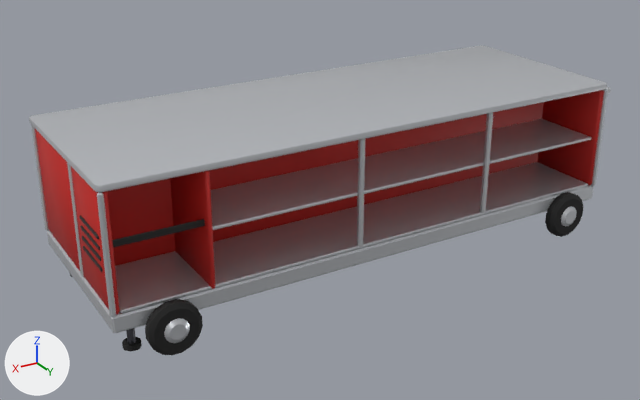
One commit to the Blender file arte/fuentes/carritos/carro_grande.blend: the scene before it, then after it.
Before and after are seen from a camera (50 mm lens) standing at (2.81, 4.47, 2.59) and looking at (0.11, -0.03, 0.34). The axes (+X, +Y, +Z) are drawn at lower left. The lights are the same throughout. The picture after the commit comes second.

Objects in the first picture: 'carro_grande_estructura', 'pieza_pintura'.
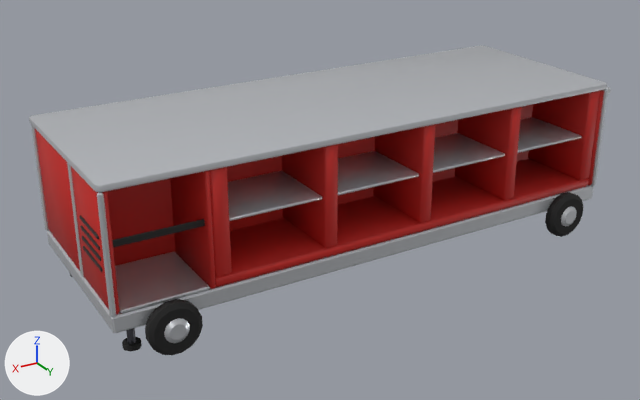
Changed parts and their boxes (x1, y1, x2, y2) in the pictures (640 x 400 px; the box of a moved part takes in the faces that stretch with it):
'pieza_tapa_bahia_4', added
    after: (228, 171, 322, 221)
'pieza_tapa_bahia_3', added
    after: (338, 151, 419, 195)
'pieza_tapa_bahia_2', added
    after: (433, 133, 505, 173)
'pieza_tapa_bahia_1', added
    after: (518, 117, 582, 153)
part 1 of me_pieza_pintura, added (red)
    after: (215, 159, 589, 287)
part 2 of me_pieza_pintura, added (red)
    after: (528, 91, 600, 180)
part 3 of me_pieza_pintura, added (red)
    after: (455, 107, 522, 200)
part 4 of me_pieza_pintura, added (red)
    after: (373, 124, 436, 223)
part 5 of me_pieza_pintura, added (red)
    after: (282, 144, 338, 248)
part 6 of me_pieza_pintura, added (red)
    after: (209, 167, 232, 277)
part 7 of me_carro_grande_estructura, deleted
    before: (479, 113, 493, 214)
part 8 of me_carro_grande_estructura, deleted
    before: (356, 139, 366, 248)
part 9 of me_carro_grande_estructura, deleted
    before: (211, 119, 592, 230)
part 10 of me_carro_grande_estructura, moved or reshaped
    before: (115, 162, 588, 313)
    after: (115, 252, 210, 313)

Patch to the scene script:
```diff
--- a/arte/fuentes/carritos/carro_grande.blend.py
+++ b/arte/fuentes/carritos/carro_grande.blend.py
@@ me_pieza_pintura @@
 # used by ob_pieza_pintura; parent = ob_carro_grande; location = (0.0, 0.0, 0.0)
-me_pieza_pintura.from_pydata(...)  # 96 vertices, 96 faces; spans x -1.7..1.7, y -0.6..0.6, z 0.28..0.96
+me_pieza_pintura.from_pydata(...)  # 240 vertices, 246 faces; spans x -1.7..1.7, y -0.6..0.6, z 0.28..0.96
+# me_pieza_pintura part 1: a new loose piece of 24 vertices spanning x -1.66..1.13, y 0.09..0.6, z 0.28..0.34, in mat_m_pinturacarrito (red #c7211a)
+# me_pieza_pintura part 2: a new loose piece of 24 vertices spanning x -1.66..-1.56, y 0.09..0.6, z 0.34..0.96, in mat_m_pinturacarrito (red #c7211a)
+# me_pieza_pintura part 3: a new loose piece of 24 vertices spanning x -0.98..-0.89, y 0.09..0.6, z 0.34..0.96, in mat_m_pinturacarrito (red #c7211a)
+# me_pieza_pintura part 4: a new loose piece of 24 vertices spanning x -0.31..-0.22, y 0.09..0.6, z 0.34..0.96, in mat_m_pinturacarrito (red #c7211a)
+# me_pieza_pintura part 5: a new loose piece of 24 vertices spanning x 0.36..0.45, y 0.09..0.6, z 0.34..0.96, in mat_m_pinturacarrito (red #c7211a)
+# me_pieza_pintura part 6: a new loose piece of 24 vertices spanning x 1.03..1.13, y 0.09..0.6, z 0.34..0.96, in mat_m_pinturacarrito (red #c7211a)
 me_pieza_pintura.materials.append(mat_m_pinturacarrito)
@@ me_carro_grande_estructura @@
 # used by ob_carro_grande_estructura; parent = ob_carro_grande; location = (0.0, 0.0, 0.0)
-me_carro_grande_estructura.from_pydata(...)  # 1380 vertices, 1182 faces; spans x -1.88..1.72, y -0.71..0.71, z 0.0..1.0
+me_carro_grande_estructura.from_pydata(...)  # 1308 vertices, 1104 faces; spans x -1.88..1.72, y -0.71..0.71, z 0.0..1.0
+# me_carro_grande_estructura part 7: the loose piece of 24 vertices spanning x -0.75..-0.71, y 0.56..0.6, z 0.28..0.96 is deleted
+# me_carro_grande_estructura part 8: the loose piece of 24 vertices spanning x 0.18..0.22, y 0.56..0.6, z 0.28..0.96 is deleted
+# me_carro_grande_estructura part 9: the loose piece of 24 vertices spanning x -1.66..1.13, y 0.1..0.58, z 0.61..0.63 is deleted
+# me_carro_grande_estructura part 10
+# 12 vertices are removed from x -1.66..-1.65, y 0.1..0.6, z 0.28..0.3
+# 17 faces are deleted
+# 4 vertices are added at (1.16, 0.11, 0.29), (1.16, 0.11, 0.29), (1.16, 0.59, 0.29), (1.16, 0.59, 0.29)
+# 8 new vertices lie (-0.48, 0.0, 0.0) away from vertices in x 1.65, y 0.1..0.6, z 0.28..0.3
+# 17 new faces join them, mat_m_acero (light grey #d1d4d9)
 me_carro_grande_estructura.materials.append(mat_m_acero)
@@ ob_pieza_tapa_bahia_4 @@
+ob_pieza_tapa_bahia_4 = bpy.data.objects.new('pieza_tapa_bahia_4', me_pieza_tapa_bahia_4)  # 24 vertices, 26 faces; spans x -0.289..0.289, y -0.49..-0.02, z 0.3..0.32; in mat_m_acero (light grey #d1d4d9)
+ob_pieza_tapa_bahia_4.parent = ob_carro_grande
+ob_pieza_tapa_bahia_4.location = (0.74, 0.6, 0.34)
@@ ob_pieza_tapa_bahia_3 @@
+ob_pieza_tapa_bahia_3 = bpy.data.objects.new('pieza_tapa_bahia_3', me_pieza_tapa_bahia_3)  # 24 vertices, 26 faces; spans x -0.289..0.289, y -0.49..-0.02, z 0.3..0.32; in mat_m_acero (light grey #d1d4d9)
+ob_pieza_tapa_bahia_3.parent = ob_carro_grande
+ob_pieza_tapa_bahia_3.location = (0.07, 0.6, 0.34)
@@ ob_pieza_tapa_bahia_2 @@
+ob_pieza_tapa_bahia_2 = bpy.data.objects.new('pieza_tapa_bahia_2', me_pieza_tapa_bahia_2)  # 24 vertices, 26 faces; spans x -0.289..0.289, y -0.49..-0.02, z 0.3..0.32; in mat_m_acero (light grey #d1d4d9)
+ob_pieza_tapa_bahia_2.parent = ob_carro_grande
+ob_pieza_tapa_bahia_2.location = (-0.6, 0.6, 0.34)
@@ ob_pieza_tapa_bahia_1 @@
+ob_pieza_tapa_bahia_1 = bpy.data.objects.new('pieza_tapa_bahia_1', me_pieza_tapa_bahia_1)  # 24 vertices, 26 faces; spans x -0.289..0.289, y -0.49..-0.02, z 0.3..0.32; in mat_m_acero (light grey #d1d4d9)
+ob_pieza_tapa_bahia_1.parent = ob_carro_grande
+ob_pieza_tapa_bahia_1.location = (-1.27, 0.6, 0.34)
```
